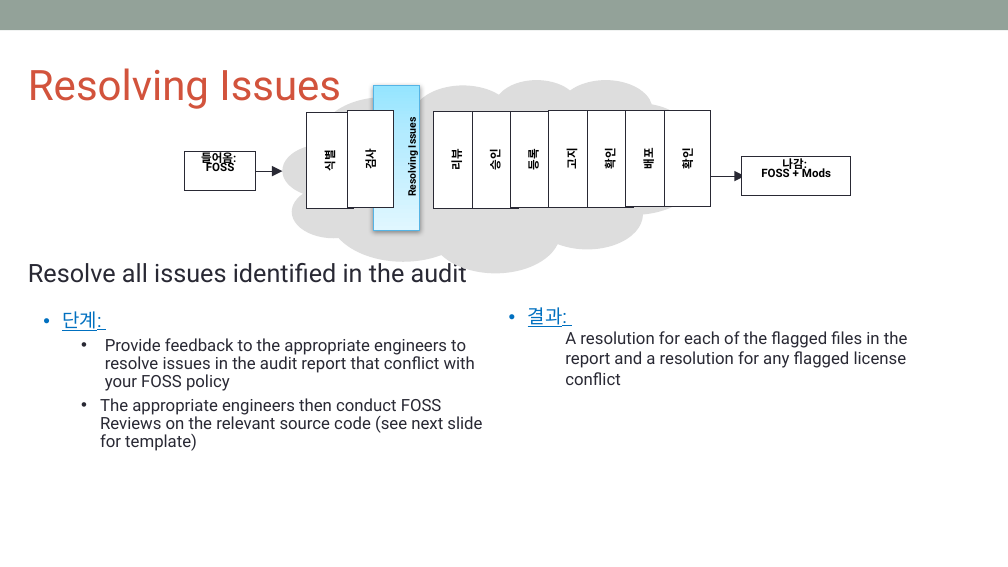
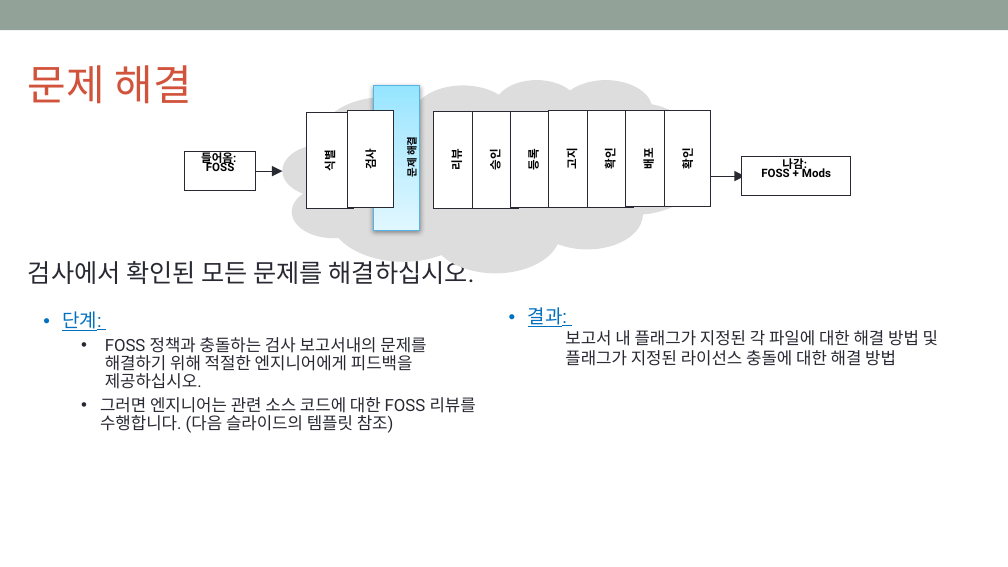
Before and after one commit to OpenChain-KWG/Curriculum-Translation-KR, a slide deck: slide 58 of target/slides/openchain-curriculum-for-1-1.pptx. Drawn at 1008x567 pixels with LibreOffice and Linux fonts; fonts in the diff are those of the drawing; background and template pictures are left out. Boxes give left, top, right and bottom in pixels: in the first picture for what was removed or moved away, otherwise in the second. Text is boxed around its words. In the diff, an @@ line names an element or a change of style, - is before the commit and + after.

```diff
--- a/target/slides/openchain-curriculum-for-1-1.pptx
+++ b/target/slides/openchain-curriculum-for-1-1.pptx
@@ text at (x1=28, y1=65, x2=191, y2=104): text changed @@
-Resolving Issues
+문제 해결
@@ text at (x1=404, y1=138, x2=419, y2=177): text changed @@
-Resolving Issues
+문제 해결
@@ text at (x1=28, y1=261, x2=475, y2=284): text changed @@
-Resolve all issues identified in the audit
+검사에서 확인된 모든 문제를 해결하십시오.
@@ text at (x1=100, y1=337, x2=476, y2=433): text changed @@
-  • Provide feedback to the appropriate engineers to resolve issues in the audit report that conflict with your FOSS policy
-  • The appropriate engineers then conduct FOSS Reviews on the relevant source code (see next slide for template)
+  • FOSS 정책과 충돌하는 검사 보고서내의 문제를 해결하기 위해 적절한 엔지니어에게 피드백을 제공하십시오.
+  • 그러면 엔지니어는 관련 소스 코드에 대한 FOSS 리뷰를 수행합니다. (다음 슬라이드의 템플릿 참조)
@@ text at (x1=565, y1=330, x2=938, y2=366): text changed @@
-A resolution for each of the flagged files in the report and a resolution for any flagged license conflict
+보고서 내 플래그가 지정된 각 파일에 대한 해결 방법 및 플래그가 지정된 라이선스 충돌에 대한 해결 방법
```
Also in this commit, not shown: 4 other slides changed, 7 other files.
